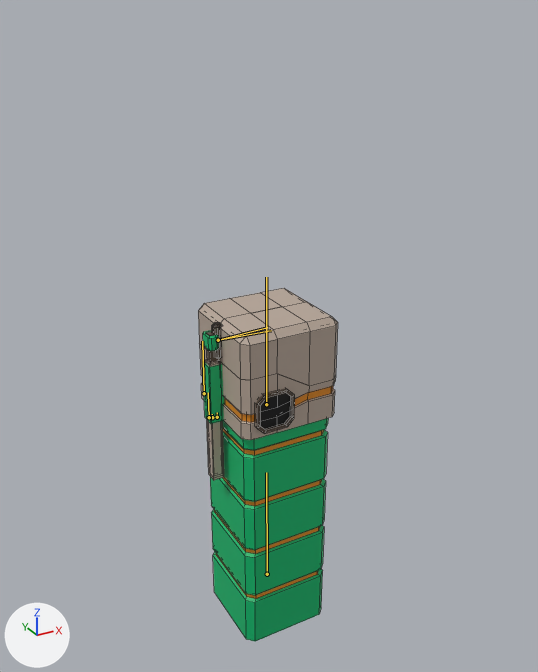
Two versions of the FBX model Assets/Exports/BotFactoryAnim.fbx, one commit apart.
Both versions are drawn from a 50 mm lens placed at (-9.22, -16.9, 10.65), pointed at (0.17, 0.17, 2.11). Every picture has the same lights, and +X, +Y and +Z are marked at lower left. The bones that bend it are drawn over the model as lines. Mesh edges are drawn as thin lines.

Objects in the first picture: 'BotFactory_Mesh'.
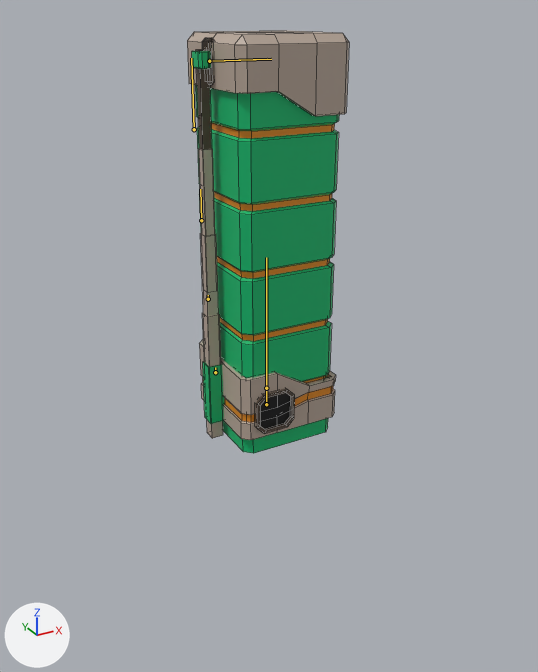
The newer file adds an action. The first version stands in its rest pose; the second is drawn at frame 51 of the action 'BotFactory_Arma|BotFactory_BuildLarge'.

Pixel boxes (x1, y1, x2, y2) of what changed, in the pictures (538 x 672 px):
'BotFactory_Mesh', posed (16% wider, 20% taller)
    before: (198, 288, 338, 641)
    after: (187, 30, 349, 453)
bone 'Cover', root to tip
    before: (267, 574) to (266, 472)
    after: (266, 388) to (266, 257)
bone 'Arm1', root to tip
    before: (217, 417) to (217, 412)
    after: (215, 372) to (215, 367)
bone 'Arm2', root to tip
    before: (212, 417) to (212, 414)
    after: (208, 299) to (208, 295)
bone 'Arm3', root to tip
    before: (209, 417) to (208, 392)
    after: (201, 220) to (200, 189)
bone 'Arm4', root to tip
    before: (204, 393) to (202, 341)
    after: (194, 129) to (191, 58)

The change in detail:
Bone 'Cover' (bone_cover) moves from (0.0, 0.0, 0.0) to (0.0, 6.86, 0.0).
Bone 'Arm1' (bone_arm1) moves from (0.0, 0.0, 0.0) to (-0.01, 1.42, 0.0).
Bone 'Arm2' (bone_arm2) moves from (0.0, 0.0, 0.0) to (-0.01, 2.16, 0.0).
Bone 'Arm3' (bone_arm3) moves from (0.0, 0.0, 0.0) to (-0.01, 2.1, 0.0).
Bone 'Arm4' (bone_arm4) moves from (0.0, 0.0, 0.0) to (-0.01, 1.45, 0.0).
